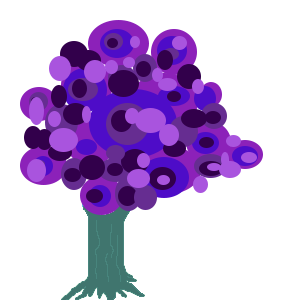
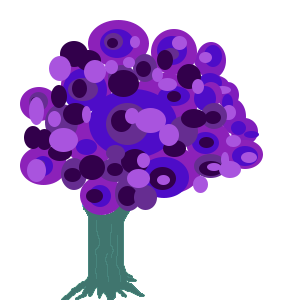
The second 300×300 image is a revision of the first. Changes to its layers:
removed layer "Ellipse 86" over [200, 79, 204, 86]
removed layer "Ellipse 85" over [231, 135, 241, 141]
removed layer "Ellipse 68" over [194, 64, 201, 80]
removed layer "Ellipse 36" over [219, 103, 227, 129]
removed layer "Ellipse 12" over [222, 121, 231, 134]
removed layer "Ellipse 11" over [202, 82, 222, 106]
removed layer "Ellipse 6" over [240, 140, 255, 142]
removed layer "Ellipse 5" over [194, 54, 197, 67]
removed layer "Background" over [194, 42, 259, 142]
